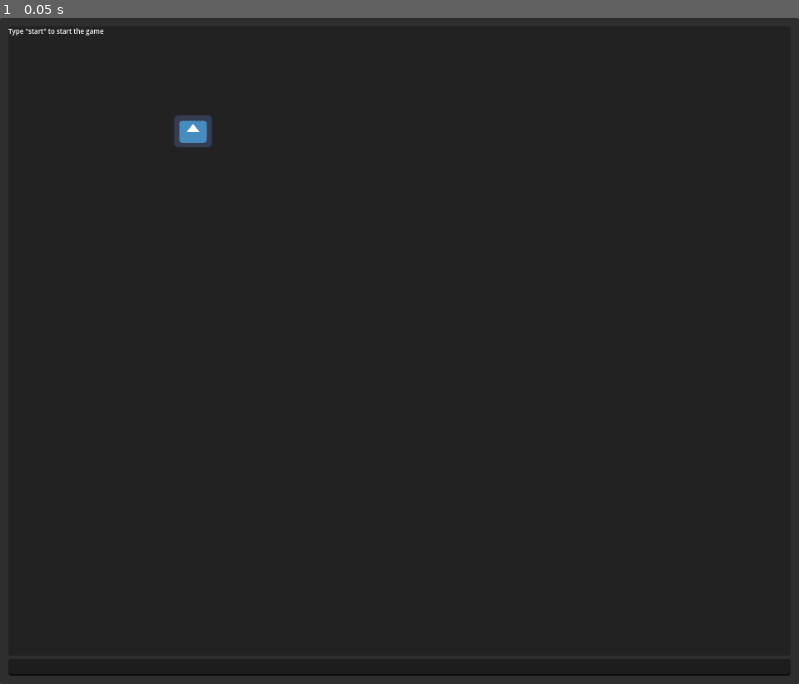
Above: before the commit, frame 1.
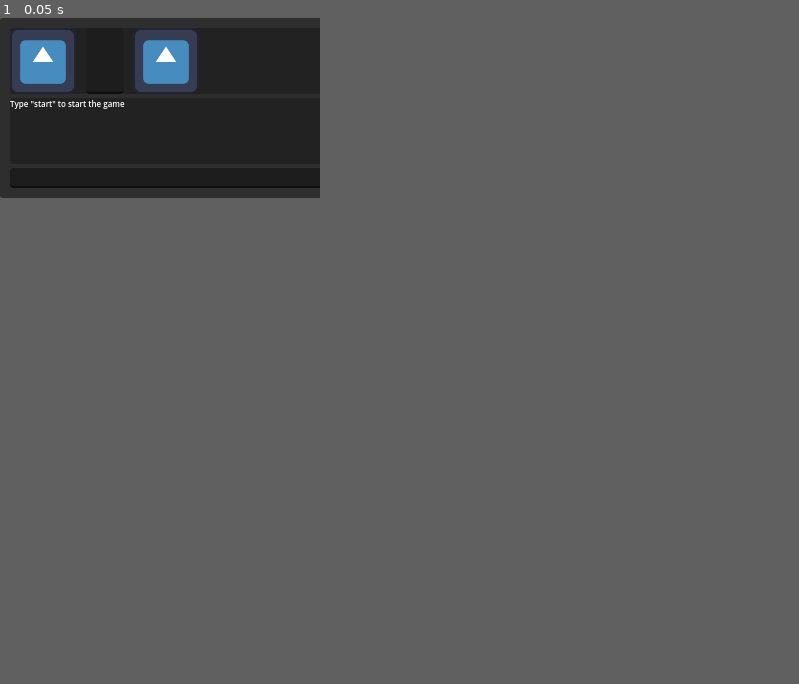
Above: after the commit, the same moment.

Repository: rawardi/dungeoncrawler
Game: Godot game, scene res://game.tscn
Two runs of this game, one before a commit and one after it. Both use one fixed random seed, a clock stepped at 60 frames per second and the inputs below. The engine's default icon, where the game draws it, is replaced by a stand-in: a white triangle on a blue panel in a dark square.
Inputs:
- Up to frame 1 (0.05 s): no input
In our replay, the window is 799x666 before the commit and 320x180 after it. These sizes can differ from the game's own. Grey fills any space a smaller window leaves; there, only what the larger window draws over its background counts as a difference.

The runs differ from the first frame. In frame 1, 1.8% of the frame differs, in the area x 0-100%, y 0-100%.

Commit message:
battlesystemimplemented

Diff:
--- a/dungeoncrawling/commandprocessor.gd
+++ b/dungeoncrawling/commandprocessor.gd
@@ -1,22 +1,45 @@
 extends Node
-
-
+var response=preload("res://response.tscn")
+@onready var result= $"../PanelContainer/MarginContainer/VBoxContainer/Output/ScrollContainer/result"
 var start=false
 var travel=false
 @onready var room1=$roomhandler/room1
 @onready var room2=$roomhandler/room2
 @onready var room3=$roomhandler/room3
+@onready var room4=$roomhandler/room4
+@onready var room5=$roomhandler/room5
+@onready var room6=$roomhandler/room6
+@onready var room7=$roomhandler/room7
+@onready var room8=$roomhandler/room8
+@onready var room9=$roomhandler/room9
 @onready var playerpos=$roomhandler/Sprite2D
+
+var currentroom :Node2D
 var can_go_right = false
-var currentroomright :Node2D
 var targetroomright :Node2D
 var can_go_left=false
-@onready var currentroomleft=$roomhandler/room1
 var targetroomleft :Node2D
+var can_go_up = false
+var targetroomup :Node2D
+var can_go_down=false
+var targetroomdown :Node2D
+
+#handle battle#
+var battlestate = false
+signal attacknormal
+signal  attacknew
+signal enemyturn
+var newsword =false
+var guard=false
+#flag for enemy defeat
+var wolfdefeat =false
 func _ready() -> void:
-	currentroomleft =room1
-	currentroomright=room1
+	currentroom=room1
+
 func  process(input:String) :
+	if battlestate :
+		print("battlestart")
+		return battlestart(input)
 	if start == false :
 		match input :
 			"start" :
@@ -30,9 +53,10 @@
 				if can_go_right:
 					travel=false
 					playerpos.global_position=targetroomright.global_position
-					currentroomright=targetroomright
-					print(currentroomright)
+					currentroom=targetroomright
+					print(currentroom)
 					can_go_right=false
+					roomcheck()
 					return "You go right."
 				else:
 					travel=false
@@ -41,12 +65,36 @@
 				if can_go_left:
 					travel=false
 					playerpos.global_position=targetroomleft.global_position
-					currentroomleft=targetroomleft
+					currentroom=targetroomleft
 					can_go_left=false
+					roomcheck()
 					return "You go left."
 				else:
 					travel=false
 					return "You cannot go left."
+			"up" :
+				if can_go_up:
+					travel=false
+					playerpos.global_position=targetroomup.global_position
+					currentroom=targetroomup
+					print(currentroom)
+					can_go_right=false
+					roomcheck()
+					return "You go up."
+				else:
+					travel=false
+					return "You cannot go up."
+			"down" :
+				if can_go_down:
+					travel=false
+					playerpos.global_position=targetroomdown.global_position
+					currentroom=targetroomdown
+					can_go_left=false
+					roomcheck()
+					return "You go down."
+				else:
+					travel=false
+					return "You cannot go down."
 			_:
 				travel=false
 				return "doesnt recognized direction"
@@ -81,12 +129,82 @@
 	return "check Inventory"
 
 
+#Handle movement possibility
 func _on_right_body_entered(body: Node2D) -> void:
 	targetroomright=body
-	print(currentroomright)
 	can_go_right=true
 
 
 func _on_left_body_entered(body: Node2D) -> void:
 	targetroomleft=body
 	can_go_left=true
+
+
+func _on_down_body_entered(body: Node2D) -> void:
+	targetroomdown=body
+	can_go_down=true
+
+
+func _on_up_body_entered(body: Node2D) -> void:
+	targetroomup=body
+	can_go_up=true
+#handle extra room description output
+
+func roomcheck() :
+	var roomdescription=response.instantiate()
+	if currentroom == room1:
+		roomdescription.text="this is room 1"
+	elif currentroom == room2 :
+		if wolfdefeat :
+			roomdescription.text="the wolf here has beeen defeated , the miasma of the demon king has subsided"
+		else :
+			battlestate =true
+			print(battlestate)
+			roomdescription.text="the quiet atmosphere of the demonic forrest seeeps eerily ,
+			suddenly an wolf attack you out of nowhere"
+	elif currentroom == room3:
+		roomdescription.text="this is room 3"
+	elif currentroom == room4 :
+		roomdescription.text="this is room 4"
+	elif currentroom == room5:
+		roomdescription.text="this is room 5"
+	elif currentroom == room6 :
+		roomdescription.text="this is room 6"
+	if currentroom == room7:
+		roomdescription.text="this is room 7"
+	elif currentroom == room8 :
+		roomdescription.text="this is room 8"
+	elif  currentroom == room9 :
+		roomdescription.text="this is room 9"
+	result.add_child(roomdescription)
+
+func battlestart(input:String) :
+	match input :
+		"attack" :
+			if newsword :
+				emit_signal("attacknew")
+				return "you attack with the holy sword"
+			else :
+				emit_signal("attacknormal")
+				return "you attack!!"
+		"guard" :
+			guard=true
+			emit_signal("enemyturn")
+			return "you guarded"
+		"help" :
+			return helpbattle(input)
+
+
+
+func helpbattle(input:String) :
+	return "you can only give command
+			attack : to attack
+			guard : to defend and reduce incoming damage by 50%
+			you cant run , you are hero , a hero dont run!!!"
+
+
+func _on_wolf_enemyvanquished() -> void:
+	battlestate=false
+	var victoryprint=response.instantiate()
+	victoryprint.text="youhave defeated the enemy youmay now procceed"
+	result.add_child(victoryprint)
--- a/dungeoncrawling/game.tscn
+++ b/dungeoncrawling/game.tscn
@@ -1,8 +1,10 @@
-[gd_scene load_steps=8 format=3 uid="uid://byoj7lgf7v7sx"]
+[gd_scene load_steps=12 format=3 uid="uid://byoj7lgf7v7sx"]
 
 [ext_resource type="Script" path="res://game.gd" id="1_q1scb"]
 [ext_resource type="Script" path="res://commandprocessor.gd" id="2_b1lvj"]
 [ext_resource type="Texture2D" uid="uid://dso6lcvu0ekpy" path="res://icon.svg" id="3_e4ldw"]
+[ext_resource type="Script" path="res://wolf.gd" id="4_7m8cr"]
+[ext_resource type="Script" path="res://player.gd" id="5_rxseu"]
 
 [sub_resource type="RectangleShape2D" id="RectangleShape2D_u1ykk"]
 size = Vector2(74, 102.4)
@@ -12,6 +14,10 @@
 
 [sub_resource type="RectangleShape2D" id="RectangleShape2D_qode4"]
 size = Vector2(40, 33)
+
+[sub_resource type="CapsuleShape2D" id="CapsuleShape2D_47otr"]
+
+[sub_resource type="CapsuleShape2D" id="CapsuleShape2D_wklyp"]
 
 [sub_resource type="Theme" id="Theme_1tw7a"]
 default_font_size = 8
@@ -21,6 +27,7 @@
 anchors_preset = 15
 anchor_right = 1.0
 anchor_bottom = 1.0
+offset_right = 40.0
 grow_horizontal = 2
 grow_vertical = 2
 script = ExtResource("1_q1scb")
@@ -29,7 +36,7 @@
 script = ExtResource("2_b1lvj")
 
 [node name="roomhandler" type="Node2D" parent="commandprocessor"]
-position = Vector2(232, 136)
+position = Vector2(437, 97)
 
 [node name="Sprite2D" type="Sprite2D" parent="commandprocessor/roomhandler"]
 position = Vector2(0, 1.19209e-07)
@@ -41,7 +48,6 @@
 
 [node name="CollisionShape2D" type="CollisionShape2D" parent="commandprocessor/roomhandler/Sprite2D/right"]
 position = Vector2(42.6667, 0)
-scale = Vector2(1, 1)
 shape = SubResource("RectangleShape2D_u1ykk")
 one_way_collision_margin = 0.0
 
@@ -49,18 +55,23 @@
 
 [node name="CollisionShape2D" type="CollisionShape2D" parent="commandprocessor/roomhandler/Sprite2D/left"]
 position = Vector2(-106.667, 0)
-scale = Vector2(1, 1)
 shape = SubResource("RectangleShape2D_ikhcg")
 one_way_collision_margin = 0.0
 debug_color = Color(0.997081, 0, 0.173671, 0.42)
 
-[node name="down" type="RayCast2D" parent="commandprocessor/roomhandler/Sprite2D"]
-target_position = Vector2(0, 102.4)
-collide_with_areas = true
-
-[node name="up" type="RayCast2D" parent="commandprocessor/roomhandler/Sprite2D"]
-target_position = Vector2(0, -102.4)
-collide_with_areas = true
+[node name="down" type="Area2D" parent="commandprocessor/roomhandler/Sprite2D"]
+
+[node name="CollisionShape2D" type="CollisionShape2D" parent="commandprocessor/roomhandler/Sprite2D/down"]
+position = Vector2(8.90096e-06, 128)
+shape = SubResource("RectangleShape2D_u1ykk")
+one_way_collision_margin = 0.0
+
+[node name="up" type="Area2D" parent="commandprocessor/roomhandler/Sprite2D"]
+
+[node name="CollisionShape2D" type="CollisionShape2D" parent="commandprocessor/roomhandler/Sprite2D/up"]
+position = Vector2(-1.14441e-05, -128)
+shape = SubResource("RectangleShape2D_u1ykk")
+one_way_collision_margin = 0.0
 
 [node name="room1" type="StaticBody2D" parent="commandprocessor/roomhandler"]
 modulate = Color(1, 0, 1, 1)
@@ -92,6 +103,80 @@
 shape = SubResource("RectangleShape2D_qode4")
 
 [node name="Node2D" type="Node2D" parent="commandprocessor/roomhandler/room3"]
+
+[node name="room4" type="StaticBody2D" parent="commandprocessor/roomhandler"]
+modulate = Color(1, 0, 1, 1)
+position = Vector2(-8, -24)
+
+[node name="CollisionShape2D" type="CollisionShape2D" parent="commandprocessor/roomhandler/room4"]
+position = Vector2(8, -17)
+shape = SubResource("RectangleShape2D_qode4")
+
+[node name="Node2D" type="Node2D" parent="commandprocessor/roomhandler/room4"]
+position = Vector2(8, -16)
+
+[node name="room5" type="StaticBody2D" parent="commandprocessor/roomhandler"]
+modulate = Color(0, 1, 0, 1)
+position = Vector2(64, -40)
+
+[node name="CollisionShape2D" type="CollisionShape2D" parent="commandprocessor/roomhandler/room5"]
+position = Vector2(0, -1)
+shape = SubResource("RectangleShape2D_qode4")
+
+[node name="Node2D" type="Node2D" parent="commandprocessor/roomhandler/room5"]
+
+[node name="room6" type="StaticBody2D" parent="commandprocessor/roomhandler"]
+modulate = Color(1, 1, 0, 1)
+position = Vector2(-64, -40)
+
+[node name="CollisionShape2D" type="CollisionShape2D" parent="commandprocessor/roomhandler/room6"]
+position = Vector2(0, -1)
+shape = SubResource("RectangleShape2D_qode4")
+
+[node name="Node2D" type="Node2D" parent="commandprocessor/roomhandler/room6"]
+
+[node name="room7" type="StaticBody2D" parent="commandprocessor/roomhandler"]
+modulate = Color(1, 0, 1, 1)
+position = Vector2(-8, -64)
+
+[node name="CollisionShape2D" type="CollisionShape2D" parent="commandprocessor/roomhandler/room7"]
+position = Vector2(8, -17)
+shape = SubResource("RectangleShape2D_qode4")
+
+[node name="Node2D" type="Node2D" parent="commandprocessor/roomhandler/room7"]
+position = Vector2(8, -16)
+
+[node name="room8" type="StaticBody2D" parent="commandprocessor/roomhandler"]
+modulate = Color(0, 1, 0, 1)
+position = Vector2(64, -80)
+
+[node name="CollisionShape2D" type="CollisionShape2D" parent="commandprocessor/roomhandler/room8"]
+position = Vector2(0, -1)
+shape = SubResource("RectangleShape2D_qode4")
+
+[node name="Node2D" type="Node2D" parent="commandprocessor/roomhandler/room8"]
+
+[node name="room9" type="StaticBody2D" parent="commandprocessor/roomhandler"]
+modulate = Color(1, 1, 0, 1)
+position = Vector2(-64, -80)
+
+[node name="CollisionShape2D" type="CollisionShape2D" parent="commandprocessor/roomhandler/room9"]
+position = Vector2(0, -1)
+shape = SubResource("RectangleShape2D_qode4")
+
+[node name="Node2D" type="Node2D" parent="commandprocessor/roomhandler/room9"]
+
+[node name="wolf" type="CharacterBody2D" parent="commandprocessor"]
+script = ExtResource("4_7m8cr")
+
+[node name="CollisionShape2D" type="CollisionShape2D" parent="commandprocessor/wolf"]
+shape = SubResource("CapsuleShape2D_47otr")
+
+[node name="player" type="CharacterBody2D" parent="commandprocessor"]
+script = ExtResource("5_rxseu")
+
+[node name="CollisionShape2D" type="CollisionShape2D" parent="commandprocessor/player"]
+shape = SubResource("CapsuleShape2D_wklyp")
 
 [node name="PanelContainer" type="PanelContainer" parent="."]
 layout_mode = 1
@@ -113,6 +198,28 @@
 layout_mode = 2
 alignment = 1
 
+[node name="imagecontainer" type="PanelContainer" parent="PanelContainer/MarginContainer/VBoxContainer"]
+layout_mode = 2
+size_flags_vertical = 3
+
+[node name="HBoxContainer" type="HBoxContainer" parent="PanelContainer/MarginContainer/VBoxContainer/imagecontainer"]
+custom_minimum_size = Vector2(20, 20)
+layout_mode = 2
+theme_override_constants/separation = 10
+
+[node name="image_room" type="TextureRect" parent="PanelContainer/MarginContainer/VBoxContainer/imagecontainer/HBoxContainer"]
+layout_mode = 2
+texture = ExtResource("3_e4ldw")
+expand_mode = 3
+
+[node name="LineEdit" type="LineEdit" parent="PanelContainer/MarginContainer/VBoxContainer/imagecontainer/HBoxContainer"]
+layout_mode = 2
+
+[node name="TextureRect" type="TextureRect" parent="PanelContainer/MarginContainer/VBoxContainer/imagecontainer/HBoxContainer"]
+layout_mode = 2
+texture = ExtResource("3_e4ldw")
+expand_mode = 3
+
 [node name="Output" type="PanelContainer" parent="PanelContainer/MarginContainer/VBoxContainer"]
 layout_mode = 2
 size_flags_vertical = 3
@@ -130,9 +237,15 @@
 [node name="LineEdit" type="LineEdit" parent="PanelContainer/MarginContainer/VBoxContainer/input"]
 layout_mode = 2
 
+[connection signal="attacknormal" from="commandprocessor" to="commandprocessor/wolf" method="_on_commandprocessor_attacknormal"]
+[connection signal="enemyturn" from="commandprocessor" to="commandprocessor/wolf" method="_on_commandprocessor_enemyturn"]
 [connection signal="body_entered" from="commandprocessor/roomhandler/Sprite2D/right" to="commandprocessor" method="_on_right_body_entered"]
 [connection signal="area_entered" from="commandprocessor/roomhandler/Sprite2D/left" to="commandprocessor" method="_on_left_area_entered"]
 [connection signal="area_exited" from="commandprocessor/roomhandler/Sprite2D/left" to="." method="_on_left_area_exited"]
 [connection signal="area_exited" from="commandprocessor/roomhandler/Sprite2D/left" to="commandprocessor" method="_on_left_area_exited"]
 [connection signal="body_entered" from="commandprocessor/roomhandler/Sprite2D/left" to="commandprocessor" method="_on_left_body_entered"]
+[connection signal="body_entered" from="commandprocessor/roomhandler/Sprite2D/down" to="commandprocessor" method="_on_down_body_entered"]
+[connection signal="body_entered" from="commandprocessor/roomhandler/Sprite2D/up" to="commandprocessor" method="_on_up_body_entered"]
+[connection signal="attackback" from="commandprocessor/wolf" to="commandprocessor/player" method="_on_wolf_attackback"]
+[connection signal="enemyvanquished" from="commandprocessor/wolf" to="commandprocessor" method="_on_wolf_enemyvanquished"]
 [connection signal="text_submitted" from="PanelContainer/MarginContainer/VBoxContainer/input/LineEdit" to="." method="_on_line_edit_text_submitted"]
--- /dev/null
+++ b/dungeoncrawling/gameover.tscn
@@ -0,0 +1,15 @@
+[gd_scene format=3 uid="uid://k4uwytiq3cj6"]
+
+[node name="Control" type="Control"]
+layout_mode = 3
+anchors_preset = 15
+anchor_right = 1.0
+anchor_bottom = 1.0
+grow_horizontal = 2
+grow_vertical = 2
+
+[node name="Label" type="Label" parent="."]
+layout_mode = 0
+offset_right = 40.0
+offset_bottom = 23.0
+text = "YOU DIEEEED"
--- /dev/null
+++ b/dungeoncrawling/player.gd
@@ -0,0 +1,14 @@
+extends CharacterBody2D
+
+var health=100
+
+
+
+
+func _on_wolf_attackback() -> void:
+	health=health-20
+
+
+func _physics_process(delta: float) -> void:
+	if health <= 0:
+		get_tree().change_scene_to_file("res://gameover.tscn")
--- a/dungeoncrawling/project.godot
+++ b/dungeoncrawling/project.godot
@@ -17,5 +17,5 @@
 
 [display]
 
-window/size/viewport_width=960
-window/size/viewport_height=800
+window/size/viewport_width=320
+window/size/viewport_height=180
--- /dev/null
+++ b/dungeoncrawling/wolf.gd
@@ -0,0 +1,36 @@
+extends CharacterBody2D
+
+
+
+var health=20
+signal attackback
+signal enemyvanquished
+var response=preload("res://response.tscn")
+@onready var result= $"../../PanelContainer/MarginContainer/VBoxContainer/Output/ScrollContainer/result"
+
+
+func attack() :
+	var enemyattack=response.instantiate()
+	emit_signal("attackback")
+	enemyattack.text="enemy attack!!"
+	result.add_child(enemyattack)
+
+func takedamge() :
+	health=health-5
+	print ("enemy health :")
+	print(health)
+	die()
+func _on_commandprocessor_attacknormal() -> void:
+	takedamge()
+	attack()
+
+func _on_commandprocessor_enemyturn() -> void:
+	attack()
+
+
+func die():
+	if health <=0:
+		var enemyattack=response.instantiate()
+		emit_signal("enemyvanquished")
+		enemyattack.text="enemy is defeated the hero has triumph"
+		result.add_child(enemyattack)
